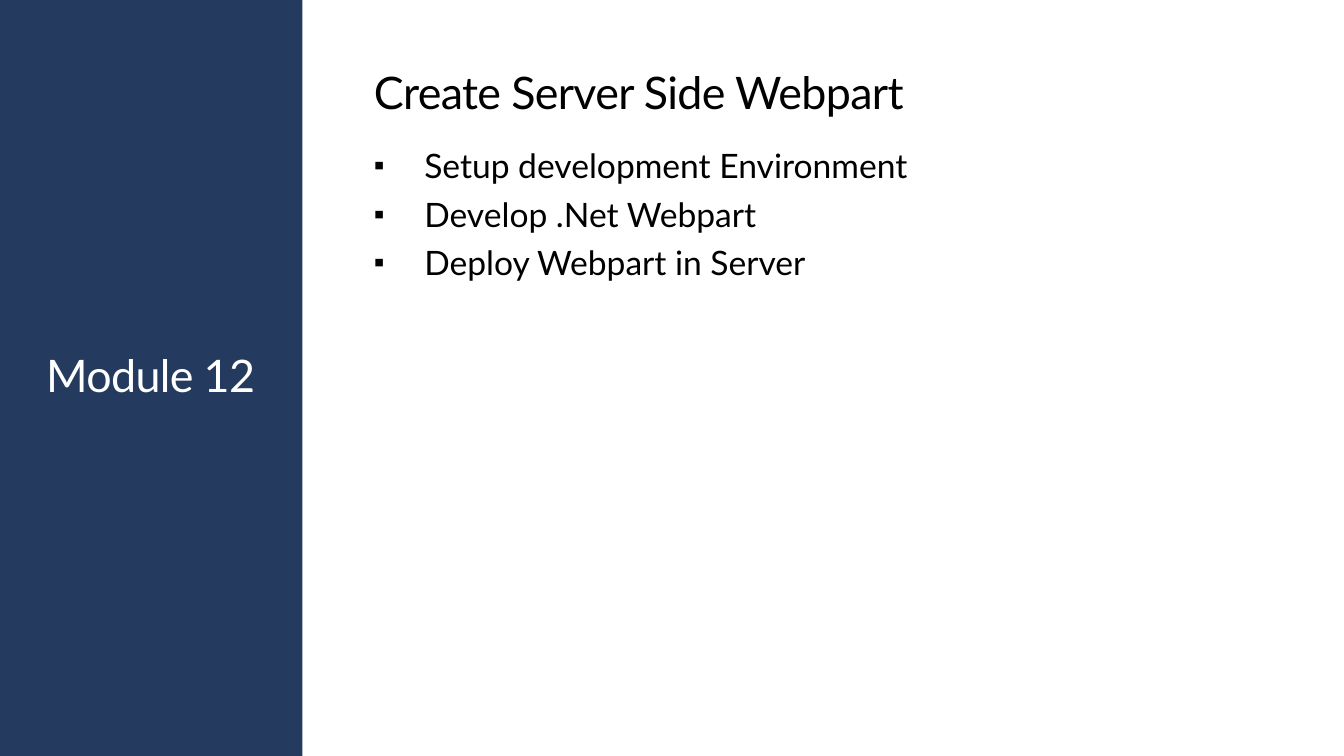
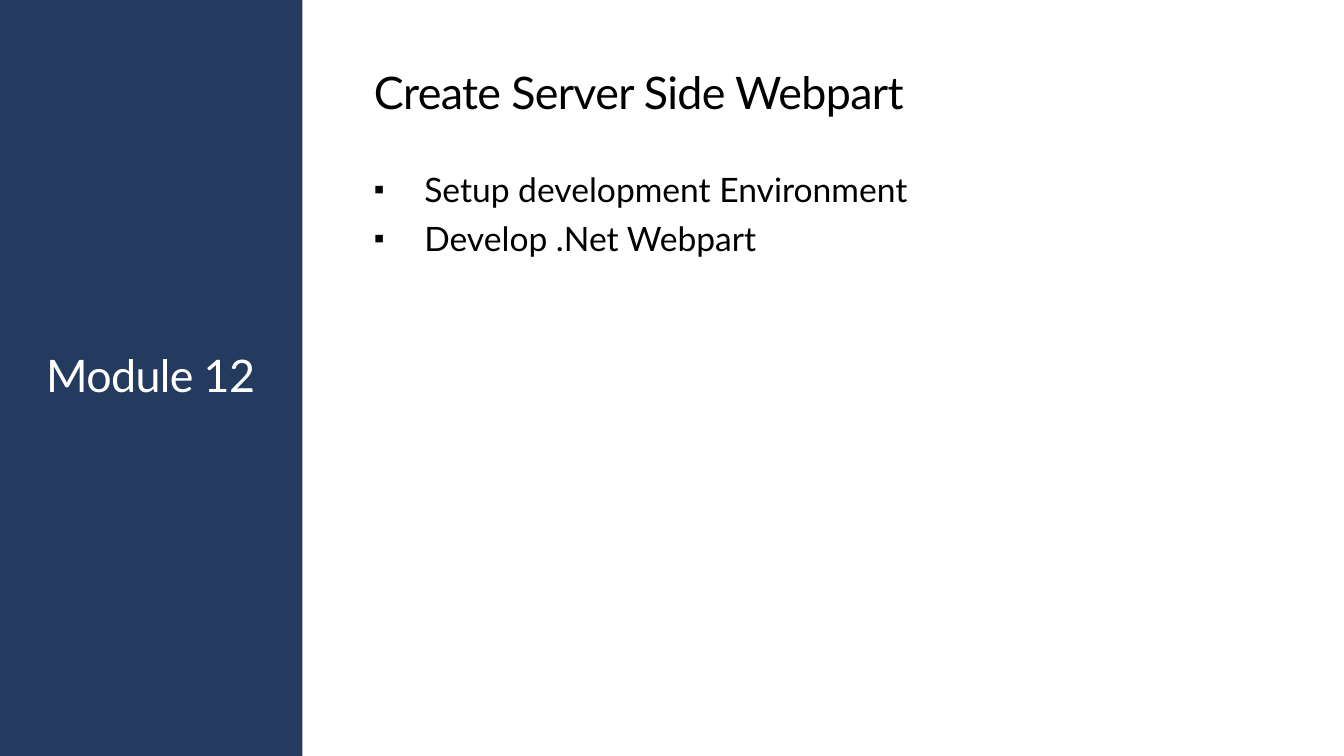
Before and after one commit to JPOWER4/SharePoint-2019-Training, a slide deck: slide 2 of Microsoft SharePoint 2019 Module 12.pptx. Drawn at 1344x756 pixels with LibreOffice and Linux fonts; fonts in the diff are those of the drawing. Boxes give left, top, right and bottom in pixels: in the first picture for what was removed or moved away, otherwise in the second. Text is boxed around its words. In the diff, an @@ line names an element or a change of style, - is before the commit and + after.

```diff
--- a/Microsoft SharePoint 2019 Module 12.pptx
+++ b/Microsoft SharePoint 2019 Module 12.pptx
@@ text at [424, 250, 805, 281]: paragraph removed @@
-▪ Deploy Webpart in Server
```
Also in this commit, not shown: 2 slides removed, 2 other files.
